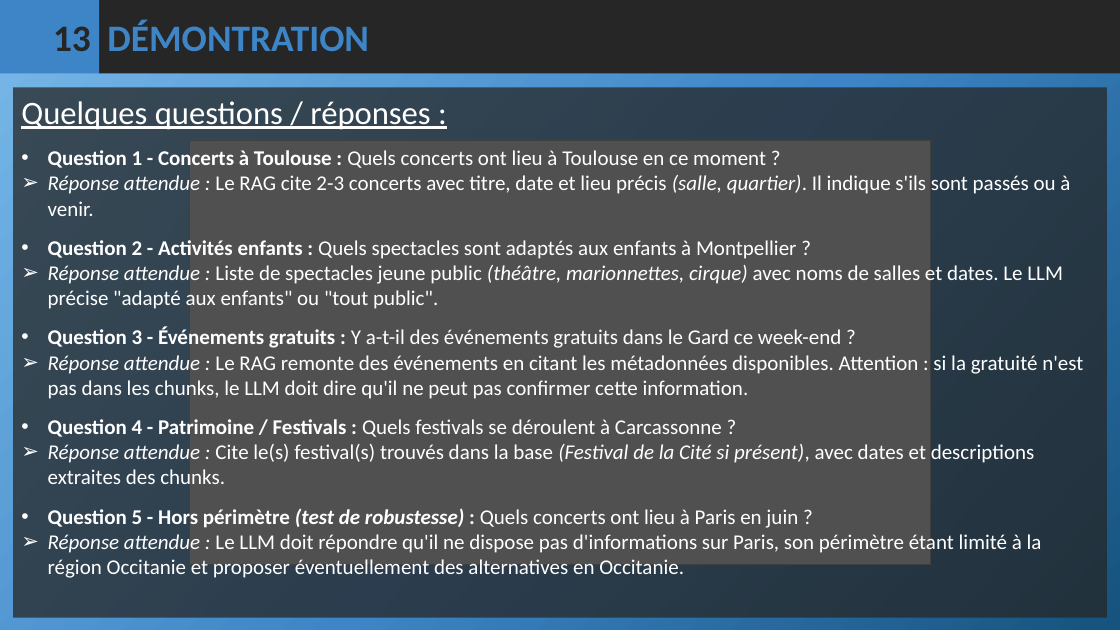
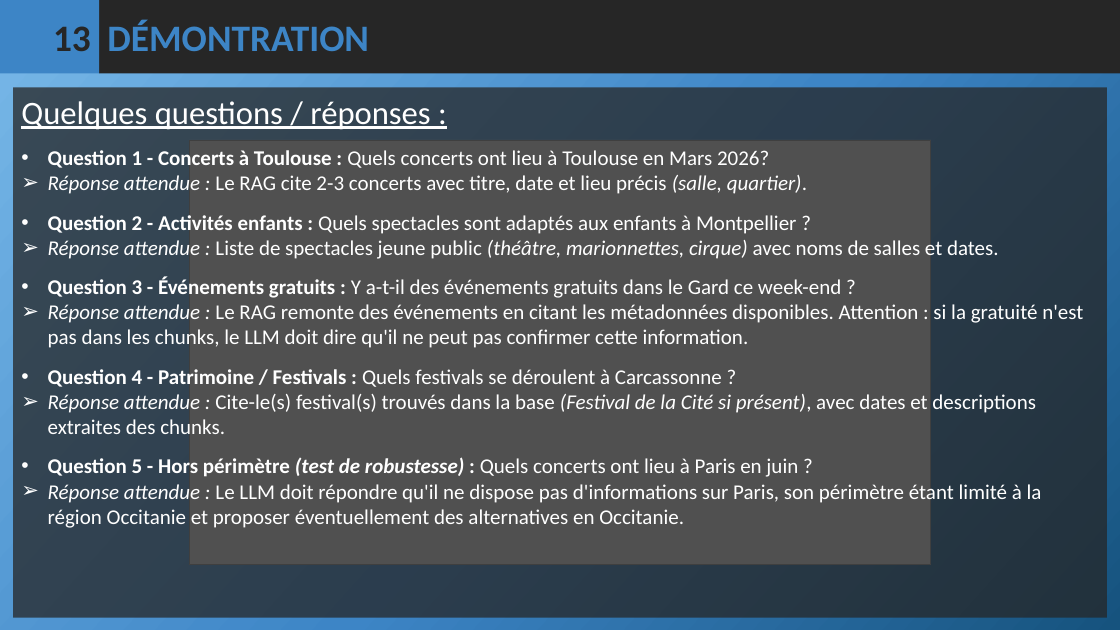
Before and after one commit to merais/formation, a slide deck: slide 14 of P11_Categorisez_automatiquement_des_questions_aymeric_bailleul/livrables/ABAI_P11_02_presentation_20260216.pptx. Drawn at 1120x630 pixels with LibreOffice and Linux fonts; fonts in the diff are those of the drawing; grey boxes stand for pictures. Boxes give left, top, right and bottom in pixels: in the first picture for what was removed or moved away, otherwise in the second. Text is boxed around its words. In the diff, an @@ line names an element or a change of style, - is before the commit and + after.

Commit message:
feat: ajout filtrage temporel RAG + date dans prompt + fix Ollama->Mistral evaluate_rag

```diff
--- a/P11_Categorisez_automatiquement_des_questions_aymeric_bailleul/livrables/ABAI_P11_02_presentation_20260216.pptx
+++ b/P11_Categorisez_automatiquement_des_questions_aymeric_bailleul/livrables/ABAI_P11_02_presentation_20260216.pptx
@@ text at (48, 150, 807, 194): text changed @@
-• Question 1 - Concerts à Toulouse : Quels concerts ont lieu à Toulouse en ce moment ?
-➢ Réponse attendue : Le RAG cite 2-3 concerts avec titre, date et lieu précis (salle, quartier). Il indique s'ils sont passés ou à venir.
+• Question 1 - Concerts à Toulouse : Quels concerts ont lieu à Toulouse en Mars 2026?
+➢ Réponse attendue : Le RAG cite 2-3 concerts avec titre, date et lieu précis (salle, quartier).
@@ text at (48, 240, 999, 259): text changed @@
-➢ Réponse attendue : Liste de spectacles jeune public (théâtre, marionnettes, cirque) avec noms de salles et dates. Le LLM précise "adapté aux enfants" ou "tout public".
+➢ Réponse attendue : Liste de spectacles jeune public (théâtre, marionnettes, cirque) avec noms de salles et dates.
@@ text at (48, 394, 1036, 434): text changed @@
-➢ Réponse attendue : Cite le(s) festival(s) trouvés dans la base (Festival de la Cité si présent), avec dates et descriptions extraites des chunks.
+➢ Réponse attendue : Cite-le(s) festival(s) trouvés dans la base (Festival de la Cité si présent), avec dates et descriptions extraites des chunks.
```
Also in this commit, not shown: 3 other slides changed, 8 other files.
